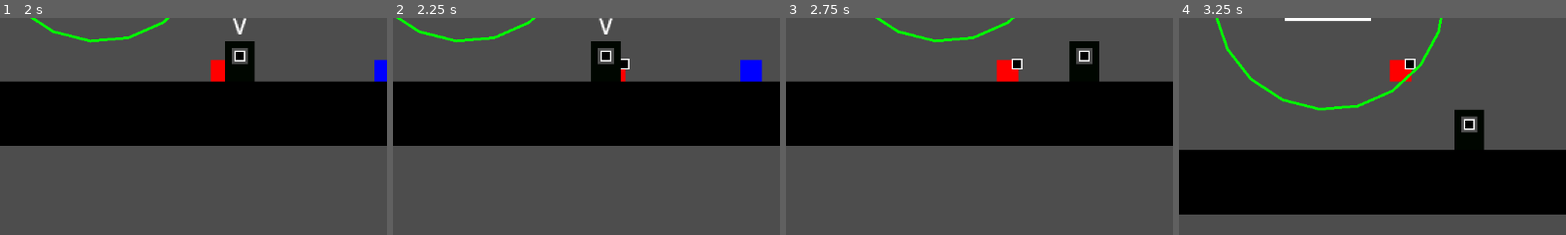
Above: before the commit, frames 1-4 (left to right).
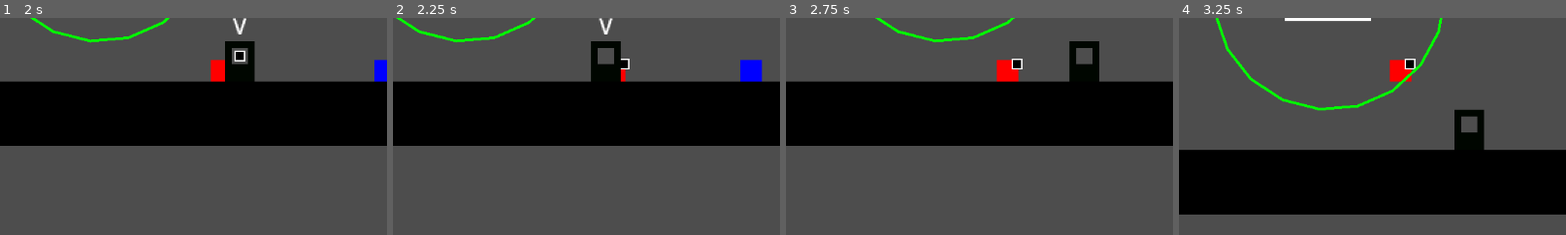
Above: after the commit, the same moments.

Repository: Lukko-Digital/upwell
Game: Godot game, scene res://src/main.tscn
Two runs of this game, one before a commit and one after it. Both use one fixed random seed, a clock stepped at 60 frames per second and the inputs below.
Inputs (mouse positions are % of the whole screen's width and height, from its top left):
- Up to frame 1 (2 s): tap Enter at 0.5 s; move the mouse to (72, 45) at 0.52 s; hold E (interact) 0.53-1.28 s; hold D (right) from 0.53 s (still down); tap Space (jump) at 0.77, 1.52 s; move the mouse to (30, 55) at 1.27 s; right-click (30, 55) at 1.35 s; tap E (interact) at 1.55 s
- Up to frame 2 (2.25 s): move the mouse to (60, 28) at 2.02 s; release D (right) at 2.03 s; hold A (left) from 2.03 s (still down); hold E (interact) from 2.03 s (still down)
- Up to frame 3 (2.75 s): keep holding A (left); keep holding E (interact)
- Up to frame 4 (3.25 s): move the mouse to (45, 70) at 2.77 s; release A (left) at 2.78 s; release E (interact) at 2.78 s; hold D (right) from 2.78 s (still down); click (45, 70) at 2.85 s; tap Space (jump) at 3.02 s; tap E (interact) at 3.05 s
The pictures show only the part of the screen within x 21-71%, y 38-88%; the shares and areas given below are measured in that part.

Frame 1 is identical in both runs. In frame 2, 0.1% of the frame differs, in the area x 53-57%, y 14-21%; in frame 3, 0.1%; in frame 4, 0.2%, in the area x 73-77%, y 46-52%.

Commit message:
pass clicker back and forth

Diff:
--- a/src/level_elements/clicker_holder.gd
+++ b/src/level_elements/clicker_holder.gd
@@ -1,2 +1,11 @@
 extends Interactable
 class_name ClickerHolder
+
+var has_clicker: bool = true:
+	set(value):
+		$Clicker.visible = value
+		has_clicker = value
+
+func interact(player: Player):
+	player.has_clicker = has_clicker
+	has_clicker = !has_clicker
--- a/src/player.gd
+++ b/src/player.gd
@@ -22,6 +22,11 @@
 
 # PLACEHOLDER IMPLEMENTATION, TO BE IMPROVED
 var in_dialogue: bool = false
+
+var has_clicker: bool = false:
+	set(value):
+		$Clicker.visible = value
+		has_clicker = value
 
 func _physics_process(delta):
 	if in_dialogue:
